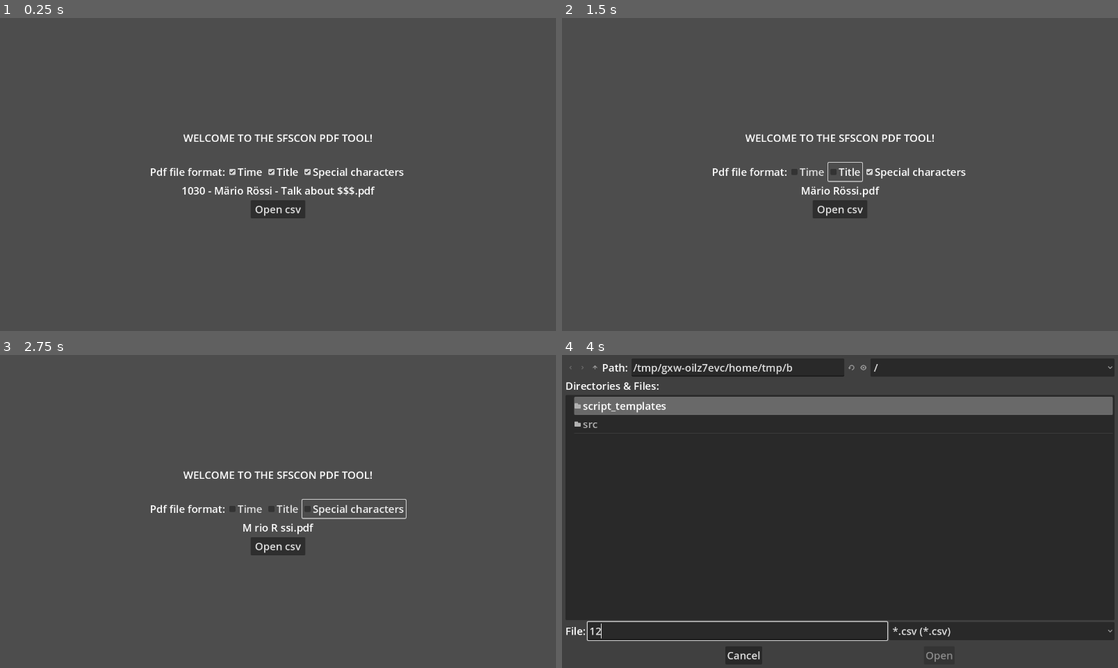
Above: before the commit, frames 1-4 (two rows, left to right).
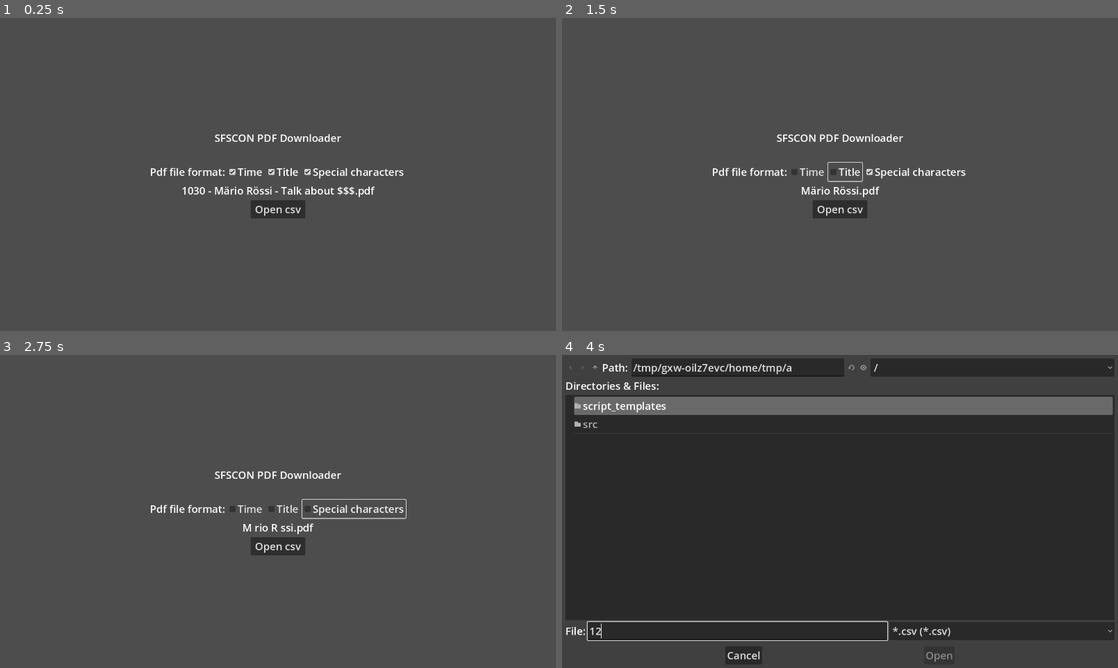
Above: after the commit, the same moments.

Repository: noi-techpark/sfscon-pdf-downloader
Game: Godot game, scene res://src/main.tscn
Two runs of this game, one before a commit and one after it. Both use one fixed random seed, a clock stepped at 60 frames per second and the inputs below. Before the commit the project starts from res://src/Main.tscn.
Inputs (mouse positions are in pixels of both pictures, inside the frame that each line leads up to):
- Up to frame 1 (0.25 s): no input
- Up to frame 2 (1.5 s): click "Time" at 0.5 s; click "Title" at 1.25 s
- Up to frame 3 (2.75 s): click "Special characters" at 2 s
- Up to frame 4 (4 s): click "Open csv" at 2.75 s; click (739, 630) at 3.52 s; type "12" at 3.6 s

The runs differ from the first frame. In frame 1, 0.5% of the frame differs, in the area x 33-67%, y 37-40%; in frame 2, 0.5%; in frame 3, 0.5%; in frame 4, less than 0.1%.

Commit message:
minor refactring

Diff:
--- a/app/project.godot
+++ b/app/project.godot
@@ -11,7 +11,7 @@
 [application]
 
 config/name="SFSCON PDF Downloader"
-run/main_scene="res://src/Main.tscn"
+run/main_scene="res://src/main.tscn"
 config/features=PackedStringArray("4.2", "GL Compatibility")
 config/icon="res://icon.svg"
 
--- a/app/src/Main.gd
+++ b/app/src/main.gd
@@ -66,6 +66,7 @@
 var include_time: bool
 var include_special_characters: bool
 
+
 func _ready() -> void:
 	regex.compile("\\w+")
 
@@ -79,24 +80,6 @@
 		file_dialog.current_path = pdf_path
 
 	_update_example()
-
-
-func _load_config() -> void:
-	config = ConfigFile.new()
-	config.load("user://settings.cfg")
-	pdf_path = config.get_value("settings", "pdf_path", "")
-	include_title = config.get_value("settings", "include_title", true)
-	include_time = config.get_value("settings", "include_time", true)
-	include_special_characters = config.get_value("settings", "include_special_characters", true)
-
-
-func _save_config(path: String) -> void:
-	pdf_path = path + "/"
-	config.set_value("settings", "pdf_path", pdf_path)
-	config.set_value("settings", "include_title", include_title)
-	config.set_value("settings", "include_time", include_time)
-	config.set_value("settings", "include_special_characters", include_special_characters)
-	config.save("user://settings.cfg")
 
 
 func _process(delta: float) -> void:
@@ -109,6 +92,24 @@
 	progress_bar.value = counter_done
 
 
+func _load_config() -> void:
+	config = ConfigFile.new()
+	config.load("user://settings.cfg")
+	pdf_path = config.get_value("settings", "pdf_path", "")
+	include_title = config.get_value("settings", "include_title", true)
+	include_time = config.get_value("settings", "include_time", true)
+	include_special_characters = config.get_value("settings", "include_special_characters", true)
+
+
+func _save_config(path: String) -> void:
+	pdf_path = path + "/"
+	config.set_value("settings", "pdf_path", pdf_path)
+	config.set_value("settings", "include_title", include_title)
+	config.set_value("settings", "include_time", include_time)
+	config.set_value("settings", "include_special_characters", include_special_characters)
+	config.save("user://settings.cfg")
+
+
 func _on_submit_pressed() -> void:
 	file_dialog.show()
 
@@ -117,6 +118,15 @@
 	settings.hide()
 	_save_config(path.get_base_dir())
 
+	_read_csv(path)
+	_assign_day_mapping()
+
+	_download_pdfs()
+
+	result.show()
+
+
+func _read_csv(path: String) -> void:
 	var file:FileAccess = FileAccess.open(path, FileAccess.READ)
 
 	# search for key index values on header row
@@ -137,11 +147,7 @@
 			if _is_approved(line):
 				var pdf_link: String = line[keys_index[PDF_LINK_KEY]]
 				var title: String = line[keys_index[TITLE_KEY]]
-
 				var date: String = line[keys_index[DATE_KEY]]
-				# hotfix for wrong date format 10:3010/11/2023
-				if date.length() > 10:
-					date = date.substr(5)
 
 				counter_total += 1
 
@@ -159,8 +165,9 @@
 					errors.append_text(str(errors.get_line_count()) + ") " + title + "\n")
 			else:
 				data.erase(id)
-				print("not approved ", line[keys_index[TITLE_KEY]])
-
+
+
+func _assign_day_mapping() -> void:
 	# TREMENDOUS HACK, don't try this at home, these stunts are performed by trained professionals
 	# convert date into day 1, day 2, day 3...
 	var dates_unix: Array[int] = []
@@ -195,14 +202,11 @@
 		var date: String = talk["date"]
 		talk["day"] = day_mapping[date]
 
+
+func _download_pdfs() -> void:
 	progress_bar.max_value = counter_pdf
 	statistics_label.text = "Total: %d  -  Pdf: %d  -  No Pdf: %d"%[counter_total, counter_pdf, counter_total - counter_pdf]
-	_download_pdfs()
-
-	result.show()
-
-
-func _download_pdfs() -> void:
+
 	for id in data.keys():
 		if data[id].has("pdf_link") and data[id]["pdf_link"].begins_with("https://www.sfscon.it/wp-content/uploads/"):
 			if http.request_completed.is_connected(_request_completed):
@@ -331,3 +335,7 @@
 func _is_valid_date(date: String) -> bool:
 	var time: int = Time.get_unix_time_from_datetime_string(date)
 	return time > 0
+
+
+func _on_close_pressed():
+	get_tree().quit()
--- a/app/src/Main.tscn
+++ b/app/src/main.tscn
@@ -1,6 +1,6 @@
 [gd_scene load_steps=2 format=3 uid="uid://dpmylgddcilwg"]
 
-[ext_resource type="Script" path="res://src/Main.gd" id="1_3qsph"]
+[ext_resource type="Script" path="res://src/main.gd" id="1_3qsph"]
 
 [node name="Main" type="Control"]
 layout_mode = 3
@@ -29,7 +29,7 @@
 
 [node name="Welcome" type="Label" parent="Settings"]
 layout_mode = 2
-text = "WELCOME TO THE SFSCON PDF TOOL!"
+text = "SFSCON PDF Downloader"
 horizontal_alignment = 1
 
 [node name="HSeparator" type="HSeparator" parent="Settings"]
